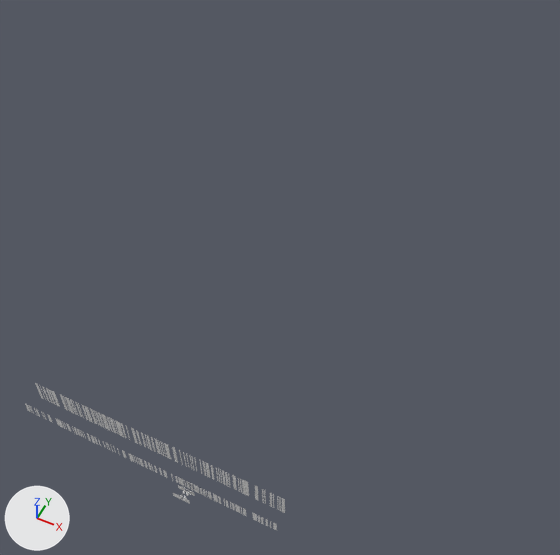
A saved change to the Blender file 1/2/1-2.blend.
Both versions are drawn from a 50 mm camera at (62.0, -73.0, 189.0) aimed at (-16.0, 84.0, -7.0). Every picture has the same lights, and +X, +Y and +Z are marked at lower left.
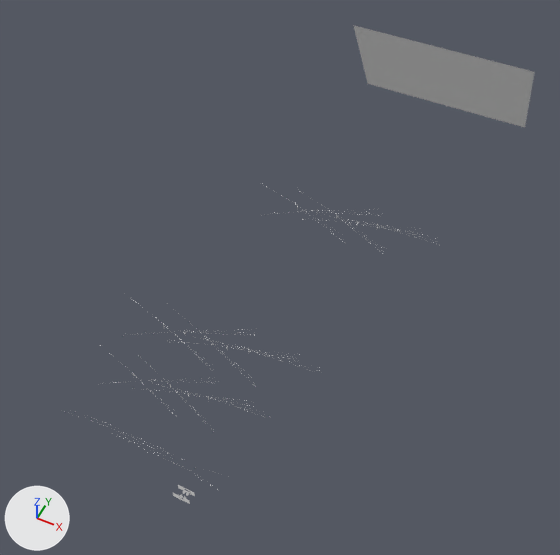
Patch to the scene script:
```diff
--- a/1/2/1-2.blend.py
+++ b/1/2/1-2.blend.py
@@ mat_img_3567 @@
+mat_img_3567 = diffuse_material('IMG_3567')
+mat_img_3567.base_color = (1.0, 1.0, 1.0)  # white #ffffff
@@ me_img_3567 @@
+me_img_3567.from_pydata([(-0.75, -0.5, 0.0), (0.75, -0.5, 0.0), (-0.75, 0.5, 0.0), (0.75, 0.5, 0.0)], [], [(0, 1, 3, 2)])
+me_img_3567.materials.append(mat_img_3567)  # its picture is missing
@@ ob_plane_005 @@
-ob_plane_005 = bpy.data.objects.new('Plane.005', me_plane_006)
-ob_plane_005.location = (-16.0, 2.0, 0.0)
-ob_plane_005.rotation_euler = (1.571, 0.0, 0.0)  # degrees (90, 0, 0)
-ob_plane_005.scale = (1.0, 2.0, 1.0)
@@ ob_plane_006 @@
-ob_plane_006 = bpy.data.objects.new('Plane.006', me_plane_007)
-ob_plane_006.location = (-16.0, 8.0, 0.0)
-ob_plane_006.rotation_euler = (1.571, 3.142, 0.0)  # degrees (90, 180, 0)
-ob_plane_006.scale = (1.0, 4.0, 1.0)
@@ ob_img_3567 @@
+ob_img_3567 = bpy.data.objects.new('IMG_3567', me_img_3567)
+ob_img_3567.location = (0.0, 200.0, 6.6)
+ob_img_3567.rotation_euler = (2.094, 0.0, 0.0)  # degrees (120, 0, 0)
+ob_img_3567.scale = (47.8, 47.8, 47.8)
```

What differs and where, as boxes (x1, y1, x2, y2) in the pictures (560 x 555 px):
'IMG_3567', added: after (353, 25, 535, 127)
'Plane.006', deleted: before (35, 383, 285, 513)
'Plane.005', no longer drawn: before (25, 404, 277, 531)
